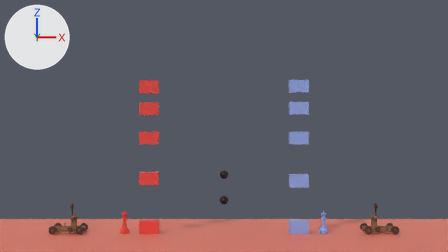
Before and after pictures for a commit that changed the Blender file blender/level2.blend.
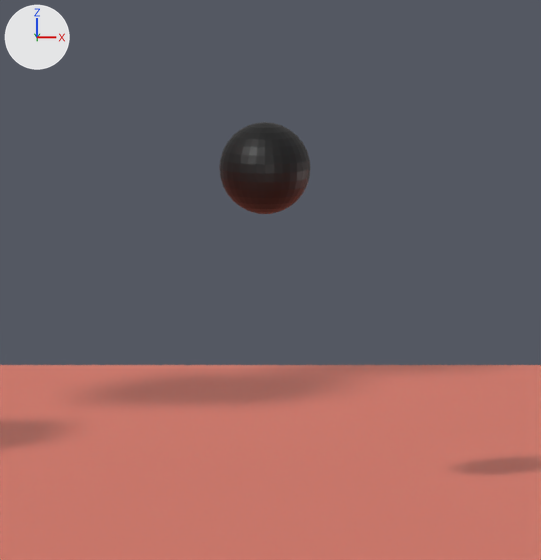
The first picture shows the older version from the file's camera 'Camera'. The close-ups show the older and then the newer version on the part from 44% to 56% of the width and 73% to 94% of the height of that picture. Only the edits that show in the close-ups are written down. The lights are fixed; the arrows at upper left show +X, +Y and +Z. Objects named as collision shapes, trigger or cutter boxes, shadow casters or lower levels of detail are left out.

Script lines for the objects in view, before the commit:
```python
me_plane = bpy.data.meshes.new('Plane')
me_plane.from_pydata(...)  # a box spanning x -50.0..50.0, y -5.0..5.0, z -1.0..0.0
me_plane.materials.append(mat_groundcolour)  # red #e77b67
me_sphere_007 = bpy.data.meshes.new('Sphere.007')
me_sphere_007.from_pydata(...)  # a UV sphere (32 segments, 16 rings, poles along z) spanning x -1.0..1.0, y -1.0..1.0, z -1.0..1.0
me_sphere_007.materials.append(mat_missile)  # black #000000
ob_missile_colvis_001 = bpy.data.objects.new('missile-ColVis.001', me_sphere_007)
ob_missile_colvis_001.location = (0.0, 0.0, 5.27)
ob_missile_colvis_001.scale = (0.7, 0.7, 0.7)
ob_plane_colvis = bpy.data.objects.new('Plane-ColVis', me_plane)
ob_plane_colvis.parent = ob_ground
ob_plane_colvis.location = (0.0, 0.0, 0.0)
ob_plane_colvis.scale = (1.0, 3.0, 1.0)
```
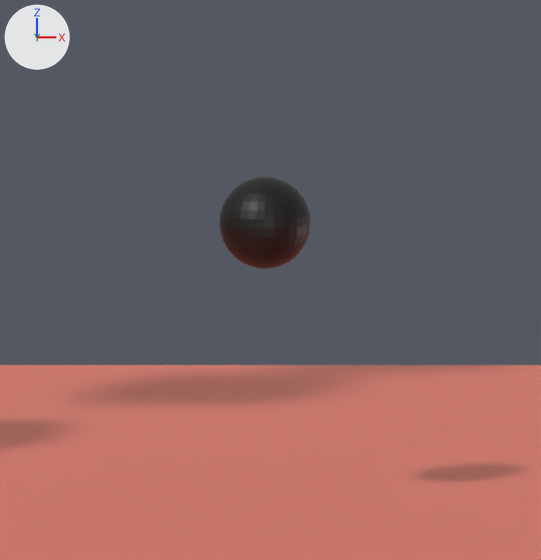
Changed parts and their boxes [x1, y1, x2, y2] in the close-ups (541 x 560 px):
'missile-ColVis.001', moved
    before: [220, 122, 310, 214]
    after: [219, 177, 311, 269]

Edits to the bpy script that builds the scene:
```text
Change ob_missile_colvis_001:
    ob_missile_colvis_001.location: (0.0, 0.0, 5.27) -> (0.0, 0.0, 4.43)
```
